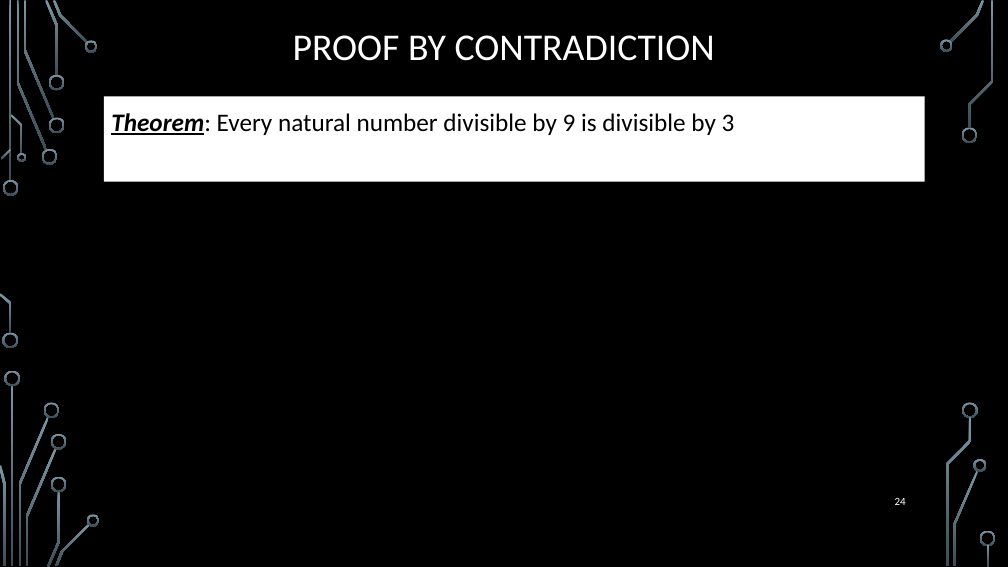
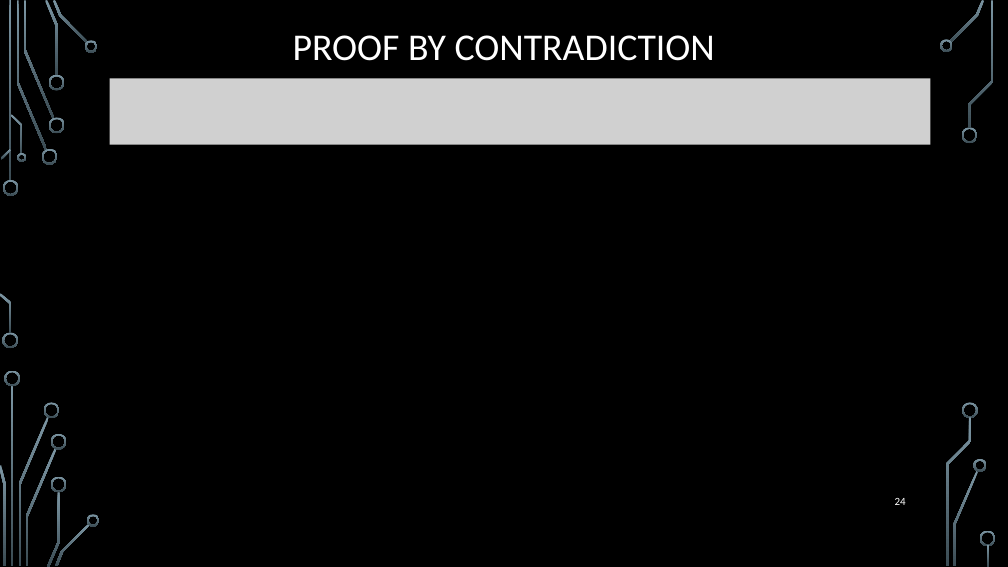
Before and after one commit to markfloryan/dmt2, a slide deck: slide 24 of slides/01-ReviewOfProofs.pptx. Drawn at 1008x567 pixels with LibreOffice and Linux fonts; fonts in the diff are those of the drawing; grey boxes stand for pictures; background and template pictures are left out. Boxes give left, top, right and bottom in pixels: in the first picture for what was removed or moved away, otherwise in the second. Text is boxed around its words. In the diff, an @@ line names an element or a change of style, - is before the commit and + after.

```diff
--- a/slides/01-ReviewOfProofs.pptx
+++ b/slides/01-ReviewOfProofs.pptx
@@ picture added at box(110, 79, 931, 145) @@
@@ rectangle removed at box(104, 97, 925, 182) @@
-Theorem: Every natural number divisible by 9 is divisible by 3
```
Also in this commit, not shown: 1 other slide changed, 3 other files.
